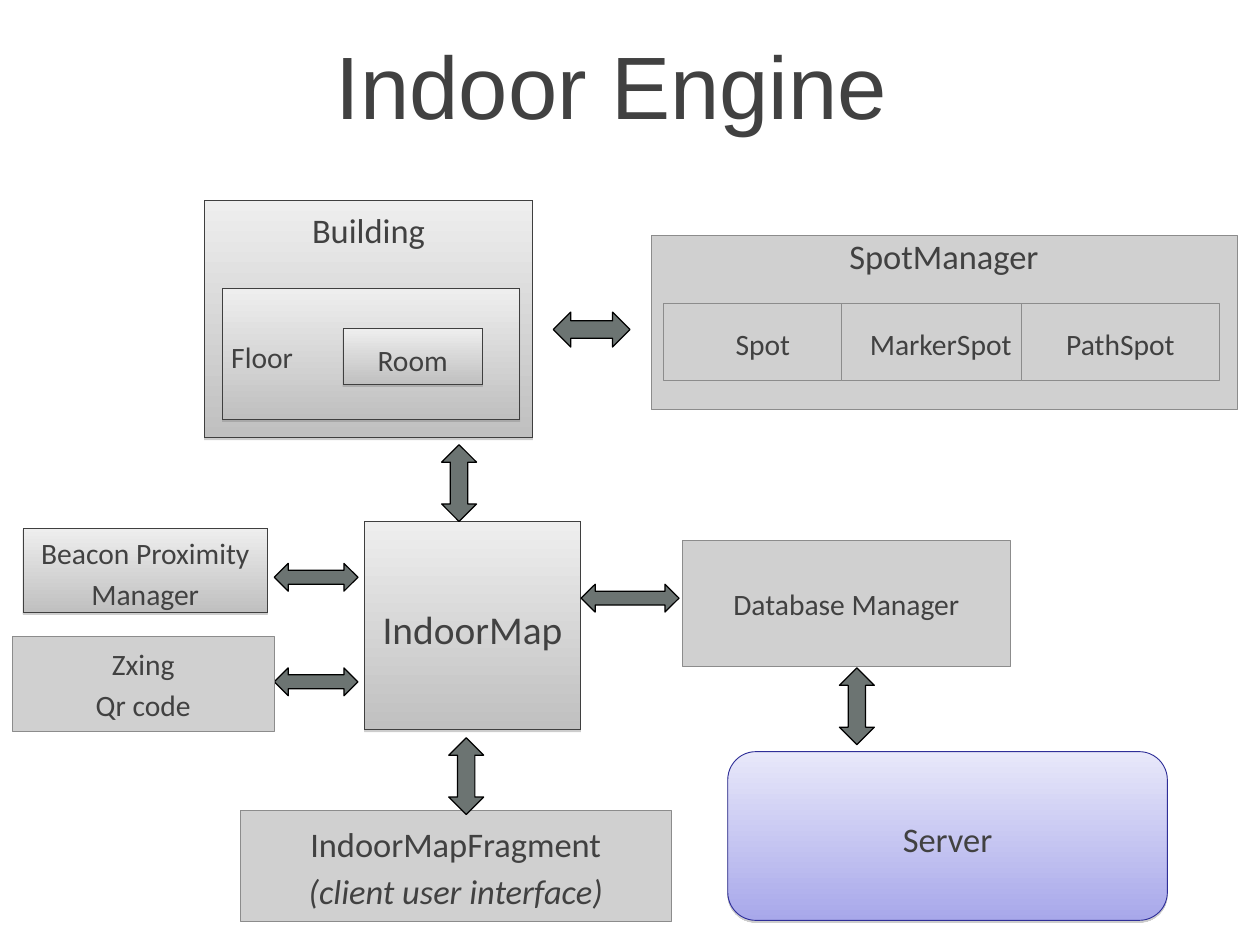
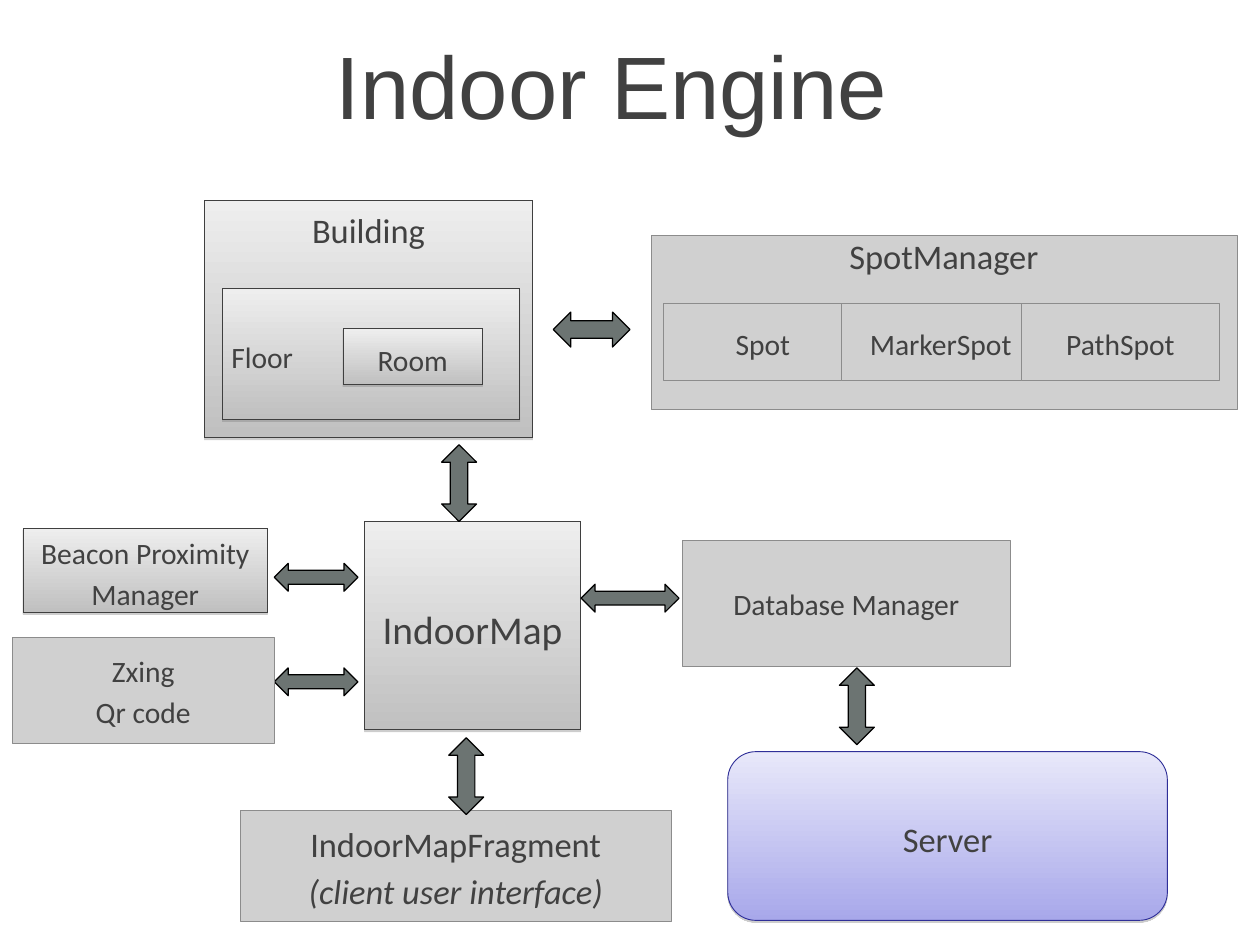
Before and after one commit to delchiaro/beaconav, a slide deck: slide 16 of documentation/presentazione.ppt. Drawn at 1260x945 pixels with LibreOffice and Linux fonts; fonts in the diff are those of the drawing; grey boxes stand for pictures; background and template pictures are left out. Boxes give left, top, right and bottom in pixels: in the first picture for what was removed or moved away, otherwise in the second. Text is boxed around its words. In the diff, an @@ line names an element or a change of style, - is before the commit and + after.

```diff
--- a/documentation/presentazione.ppt
+++ b/documentation/presentazione.ppt
@@ left right arrow at (581, 584, 679, 611): proportions changed @@
@@ picture: place and size @@
-picture at (12, 637, 274, 732)
+picture at (12, 638, 274, 743)
@@ text "Zxing Qr code": place and size @@
-text "Zxing Qr code" at (96, 655, 191, 720)
+text "Zxing Qr code" at (96, 662, 191, 727)
```
Also in this commit, not shown: 11 other slides changed, 3 slides added, 2 slides removed, 10 other files.
